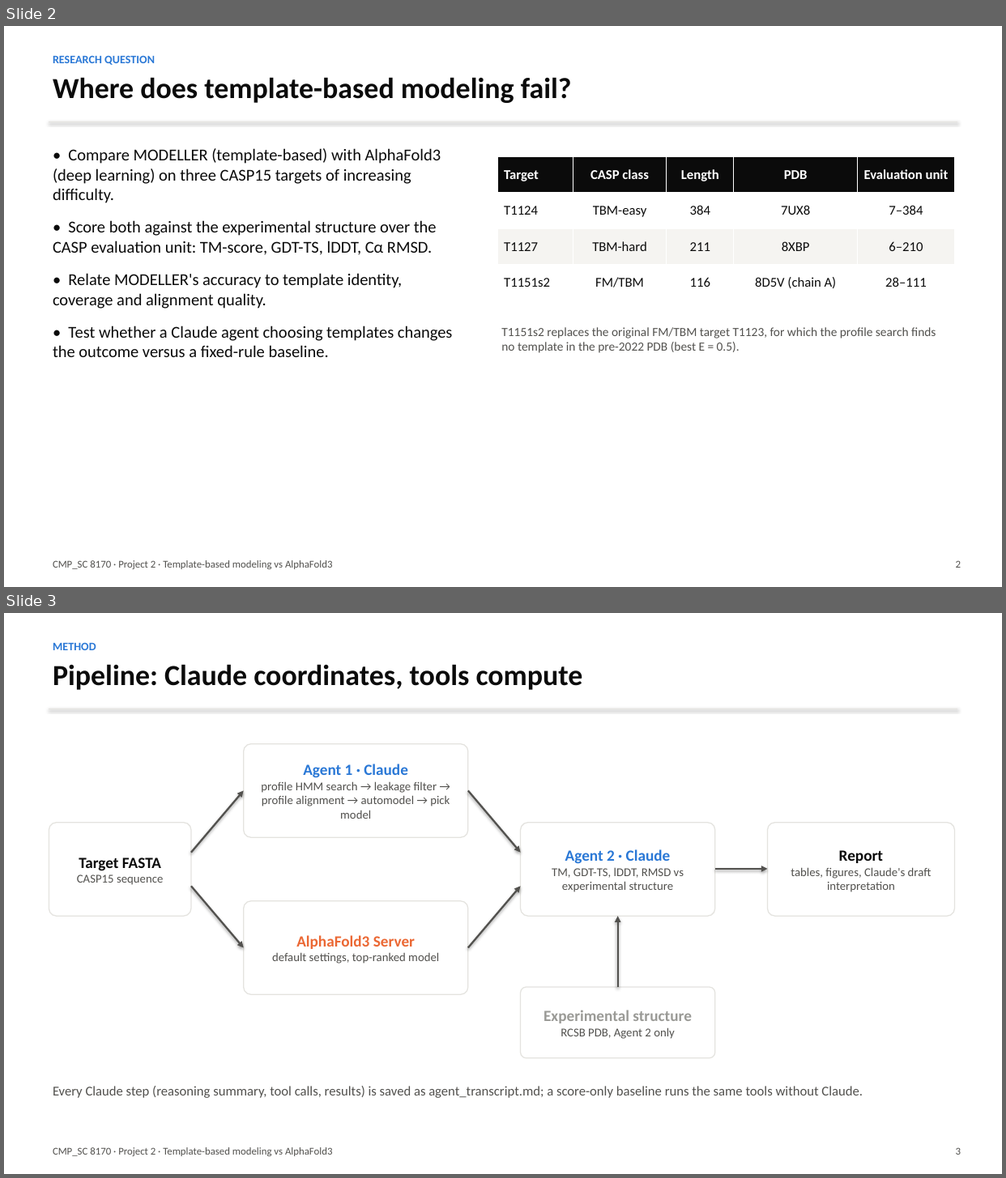
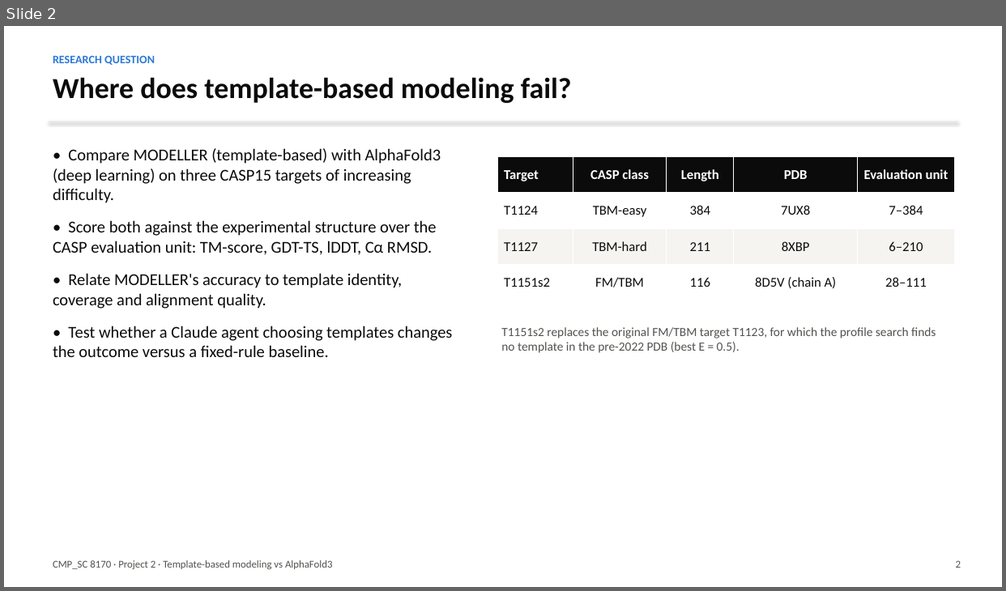
Before and after one commit to weisi2580/8170-project2, a slide deck: results/slides.pptx. Shown one above the other, each under a label of ours: slides 2 and 3 before the commit, slide 2 after it. The pictures are 1006x1178 and 1006x591 pixels, drawn with LibreOffice and Linux fonts; fonts in the diff are those of the drawing. Boxes give left, top, right and bottom in pixels: in the first picture for what was removed or moved away, otherwise in the second. Text is boxed around its words. In the diff, an @@ line names an element or a change of style, - is before the commit and + after.

```diff
--- a/results/slides.pptx
+++ b/results/slides.pptx
@@ slide 3 removed at <box>4,613,1002,1174</box>, background #FFFFFF @@
@@ text removed at <box>53,642,96,650</box> @@
-METHOD
@@ text removed at <box>53,664,583,690</box> @@
-Pipeline: Claude coordinates, tools compute
@@ line removed from (49, 709) to (957, 709) @@
@@ rounded rectangle removed at <box>244,744,468,837</box> @@
-Agent 1 · Claude
-profile HMM search → leakage filter → profile alignment → automodel → pick model
@@ arrow removed from (191, 853) to (244, 791) @@
@@ arrow removed from (468, 791) to (521, 853) @@
@@ rounded rectangle removed at <box>49,823,191,916</box> @@
-Target FASTA
-CASP15 sequence
@@ rounded rectangle removed at <box>521,823,715,916</box> @@
-Agent 2 · Claude
-TM, GDT-TS, lDDT, RMSD vs experimental structure
@@ rounded rectangle removed at <box>768,823,955,916</box> @@
-Report
-tables, figures, Claude's draft interpretation
@@ arrow removed from (715, 869) to (768, 869) @@
@@ arrow removed from (191, 886) to (244, 948) @@
@@ rounded rectangle removed at <box>244,901,468,995</box> @@
-AlphaFold3 Server
-default settings, top-ranked model
@@ arrow removed from (468, 948) to (521, 886) @@
@@ arrow removed from (618, 987) to (618, 916) @@
@@ rounded rectangle removed at <box>521,987,715,1059</box> @@
-Experimental structure
-RCSB PDB, Agent 2 only
@@ text removed at <box>53,1086,863,1098</box> @@
-Every Claude step (reasoning summary, tool calls, results) is saved as agent_transcript.md; a score-only baseline runs the same tools without Claude.
@@ text removed at <box>53,1148,333,1157</box> @@
-CMP_SC 8170 · Project 2 · Template-based modeling vs AlphaFold3
@@ text removed at <box>956,1148,961,1155</box> @@
-3
```
Also in this commit, not shown: 5 slides changed, 2 slides added, 8 other slides removed, 1 other file.
